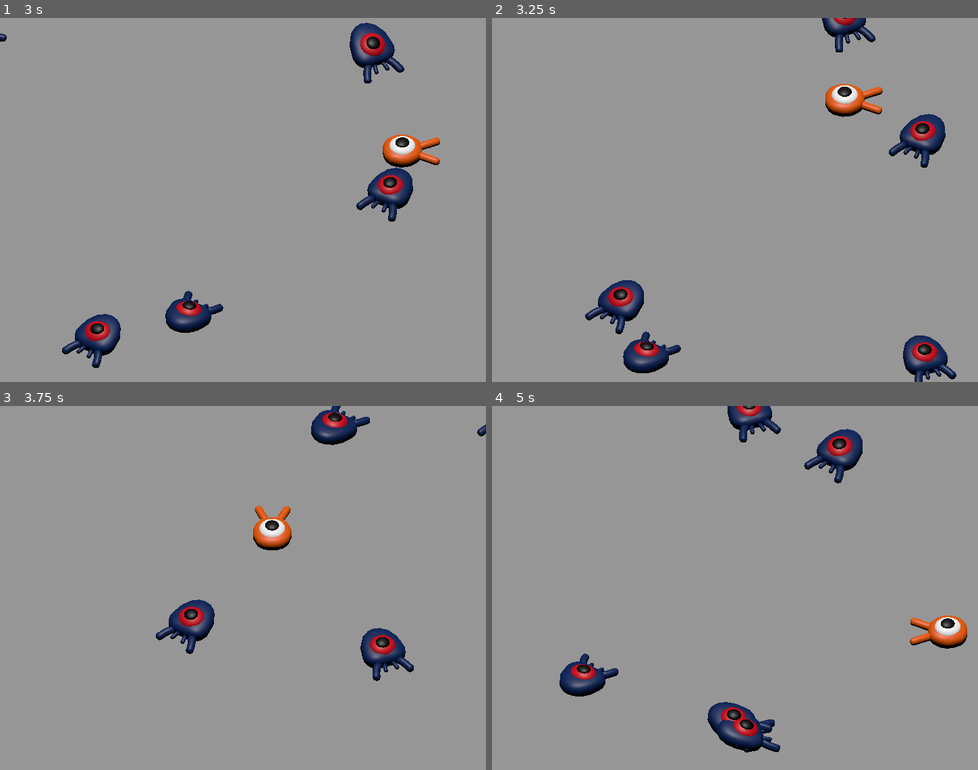
Above: before the commit, frames 1-4 (two rows, left to right).
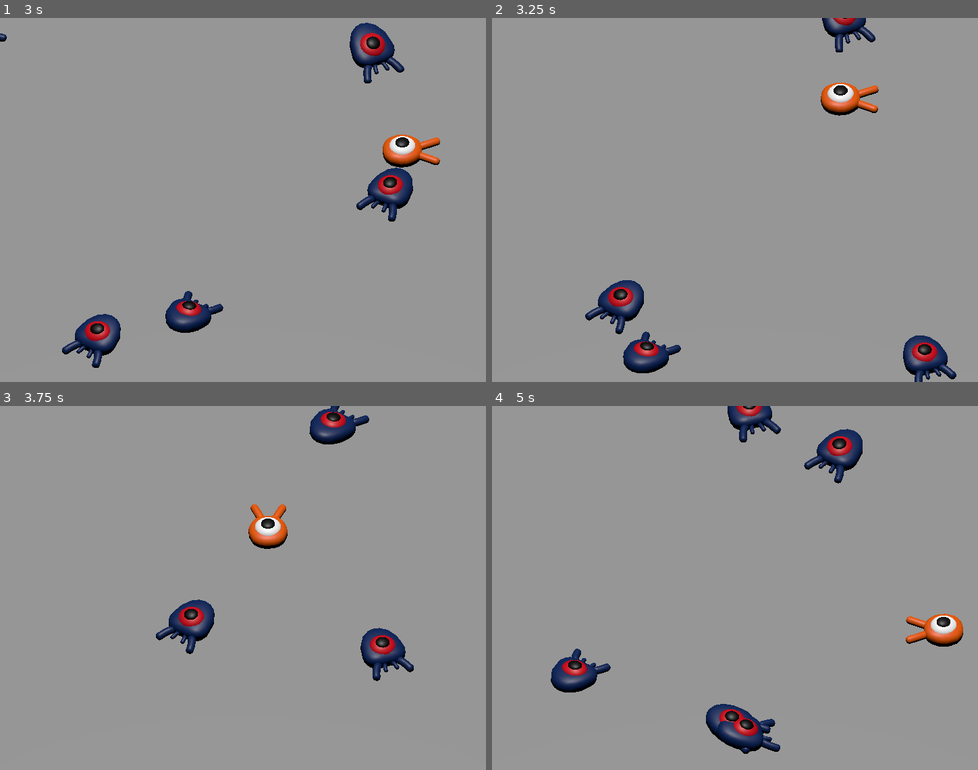
Above: after the commit, the same moments.

Repository: viniciusagvaz/my-first-3d-game
Game: Godot game, scene res://main.tscn
Two runs of this game, one before a commit and one after it. Both use one fixed random seed, a clock stepped at 60 frames per second and the inputs below.
Inputs:
- Up to frame 1 (3 s): tap Enter at 0.5 s; hold Right (move_right) 0.53-2.03 s; tap Space (jump) at 0.6, 0.77, 1.07, 1.52, 1.55, 1.82, 2.1 s; tap Up (move_foward) at 1.35, 2.85 s; hold Left (move_left) from 2.03 s (still down)
- Up to frame 2 (3.25 s): keep holding Left (move_left); tap Space (jump) at 3.02, 3.05 s
- Up to frame 3 (3.75 s): tap Space (jump) at 3.32, 3.6 s; release Left (move_left) at 3.53 s; hold Down (move_back) from 3.53 s (still down)
- Up to frame 4 (5 s): tap Space (jump) at 3.77, 4.07, 4.52, 4.55, 4.82 s; release Down (move_back) at 4.28 s; hold Right (move_right) from 4.28 s (still down); tap Up (move_foward) at 4.35 s

Frame 1 is identical in both runs. In frame 2, 1.6% of the frame differs, in the area x 67-94%, y 17-42%; in frame 3, 0.9%; in frame 4, 1.9%, in the area x 12-98%, y 57-96%.

Commit message:
squash and bounce

Diff:
--- a/main.tscn
+++ b/main.tscn
@@ -73,7 +73,7 @@
 curve = SubResource("Curve3D_apapl")
 
 [node name="SpawnLocation" type="PathFollow3D" parent="SpawnPath"]
-transform = Transform3D(-0.99999, 3.49878e-06, -0.00437011, 3.4106e-13, 1, 0.000800615, 0.00437011, 0.000800607, -0.99999, 12.8908, 0.012085, -15.0574)
+transform = Transform3D(-0.999993, 1.46066e-06, -0.00363293, 5.68434e-14, 1, 0.000402061, 0.00363292, 0.000402059, -0.999993, 12.8908, 0.012085, -15.0574)
 
 [node name="Mob" parent="." instance=ExtResource("2_hptyc")]
 transform = Transform3D(1, 0, 0, 0, 1, 0, 0, 0, 1, 7, 0, -4)
--- a/mob.gd
+++ b/mob.gd
@@ -1,5 +1,6 @@
 extends CharacterBody3D
-
+# Emitted when the player jumped on the mob.
+signal squashed
 # Minimum speed of the mob in meters per second
 @export var min_speed = 10
 
@@ -29,3 +30,7 @@
 
 func _on_visibility_notifier_screen_exited():
 	queue_free()
+
+func squash():
+	squashed.emit()
+	queue_free()
--- a/mob.tscn
+++ b/mob.tscn
@@ -6,7 +6,7 @@
 [sub_resource type="BoxShape3D" id="BoxShape3D_cmwjv"]
 size = Vector3(1.48904, 2.04329, 2.58427)
 
-[node name="Mob" type="CharacterBody3D"]
+[node name="Mob" type="CharacterBody3D" groups=["mob"]]
 collision_layer = 2
 collision_mask = 0
 script = ExtResource("1_3aysv")
--- a/player.gd
+++ b/player.gd
@@ -6,6 +6,10 @@
 # The downward acceleration when in the air, in meters per second square
 @export var fall_acceleration = 75
 @export var jump_impulse = 20
+
+# Vertical impulse applied to the character upon bouncing over a mob in
+# meters per second.
+@export var bounce_impulse = 16
 
 var target_velocity = Vector3.ZERO
 
@@ -44,5 +48,21 @@
 	if is_on_floor() and Input.is_action_just_pressed("jump"):
 		target_velocity.y = jump_impulse
 
+	# Iterate through all collisions that occurred this frame
+	for index in range(get_slide_collision_count()):
+   # We get one of the collisions with the player
+		var collision = get_slide_collision(index)
+
+   # If the collision is with ground
+		if (collision.get_collider() == null):
+			continue
+
+   # If the collider is with a mob
+		if collision.get_collider().is_in_group("mob"):
+			var mob = collision.get_collider()
+		# we check that we are hitting it from above.
+			if Vector3.UP.dot(collision.get_normal()) > 0.1:
+				mob.squash()
+				target_velocity.y = bounce_impulse
 
 	move_and_slide()
